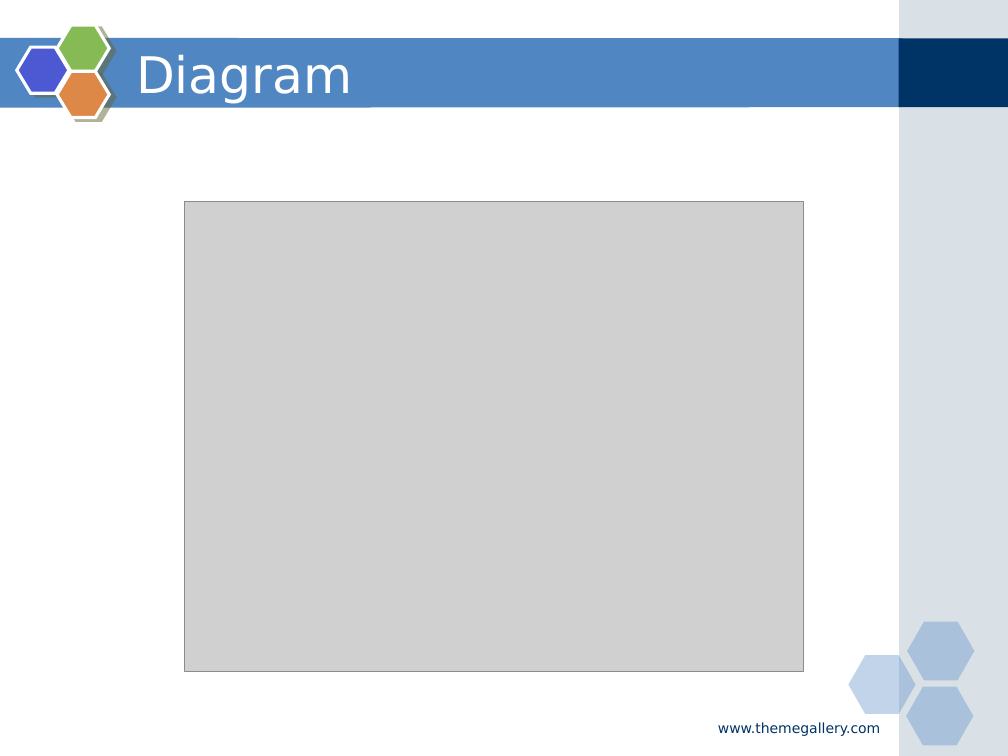
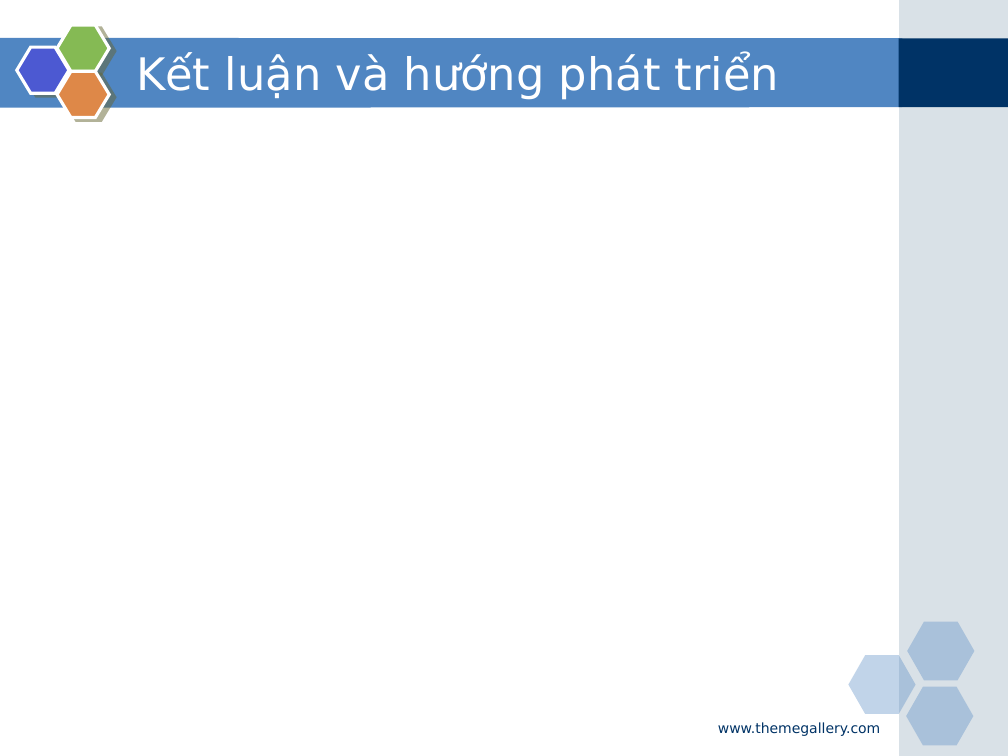
Before and after one commit to phamduong/graduation-project-agile-tool, a slide deck: slide 21 of Báo cáo/Slide bao cao.pptx (slide 30 before the commit). Drawn at 1008x756 pixels with LibreOffice and Linux fonts; fonts in the diff are those of the drawing; grey boxes stand for pictures. Boxes give left, top, right and bottom in pixels: in the first picture for what was removed or moved away, otherwise in the second. Text is boxed around its words. In the diff, an @@ line names an element or a change of style, - is before the commit and + after.

```diff
--- a/Báo cáo/Slide bao cao.pptx
+++ b/Báo cáo/Slide bao cao.pptx
@@ title at <box>136,54,779,100</box>: text changed; size 36 to 32 pt @@
-Diagram
+Kết luận và hướng phát triển
@@ picture removed at <box>184,202,803,672</box> @@
```
Also in this commit, not shown: 3 other slides changed, 9 slides added, 18 slides removed, 13 other files.
